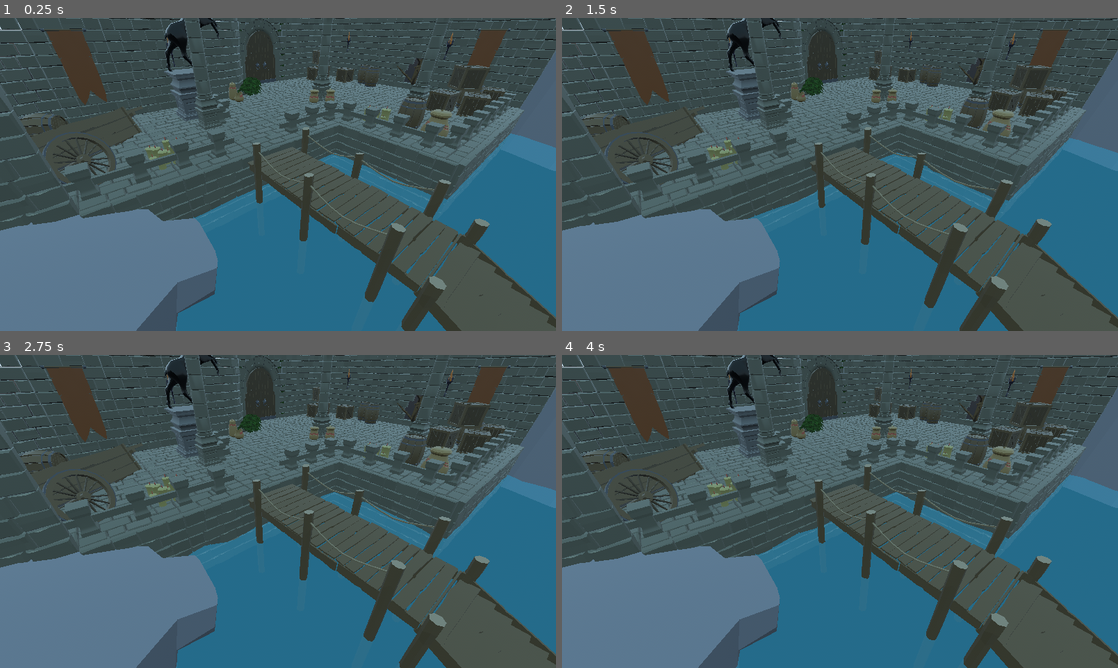
Above: before the commit, frames 1-4 (two rows, left to right).
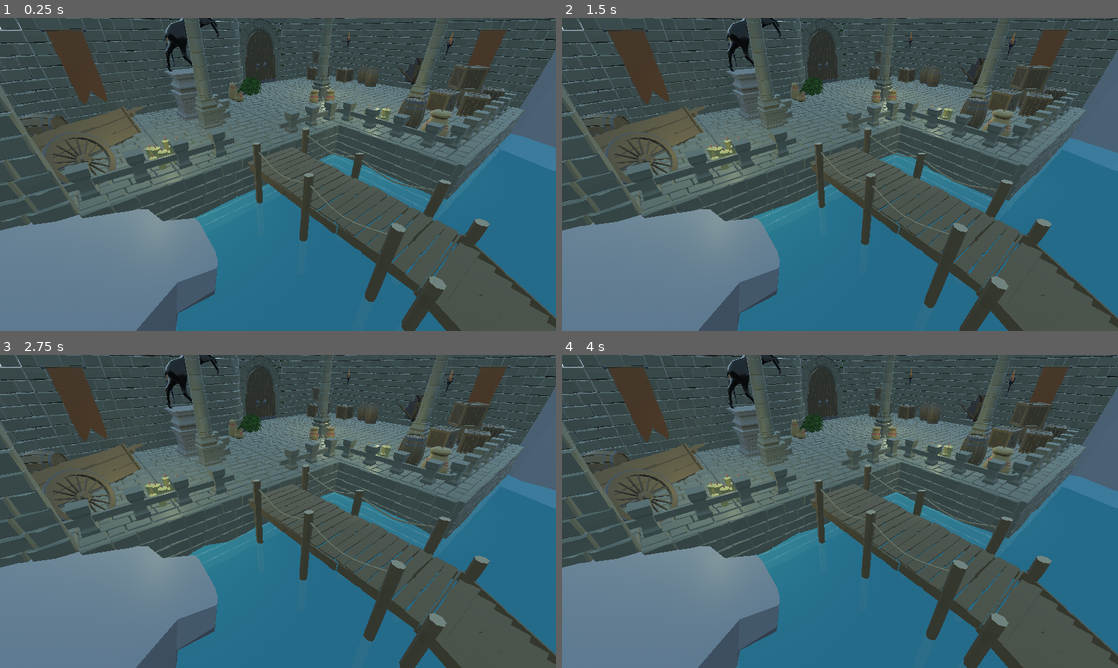
Above: after the commit, the same moments.

Repository: PacktPublishing/Game-Development-with-Blender-and-Godot
Game: Godot game, scene res://Scenes/Game.tscn
The game is run twice, just before and just after one commit, with the same random seed, the same clock (stepped at 60 frames per second) and the same inputs.
Inputs:
- Up to frame 1 (0.25 s): no input
- Up to frame 2 (1.5 s): no input
- Up to frame 3 (2.75 s): no input
- Up to frame 4 (4 s): tap Enter at 3.5 s

The runs differ from the first frame. In frame 1, 3.7% of the frame differs, in the area x 1-81%, y 0-74%; in frame 2, 3.7%; in frame 3, 3.7%; in frame 4, 3.7%.
Error after the commit: Invalid set index 'visible' (on base: 'null instance') with value of type 'bool'. (res://Models/Candles/Candles.gd:11)

Commit message:
finishes candles

Diff:
--- /dev/null
+++ b/Chapter 10/Finish/Models/Candles/Candles.gd
@@ -0,0 +1,11 @@
+tool
+extends Spatial
+
+export(bool) var is_lit = false setget switch
+
+func _ready():
+	$OmniLight.visible = is_lit
+
+func switch(condition):
+	is_lit = condition
+	$OmniLight.visible = condition
--- /dev/null
+++ b/Chapter 10/Finish/Models/Candles/Candles_1.tscn
@@ -0,0 +1,12 @@
+[gd_scene load_steps=3 format=2]
+
+[ext_resource path="res://Models/Candles/Candles_1.glb" type="PackedScene" id=1]
+[ext_resource path="res://Models/Candles/Candles.gd" type="Script" id=2]
+
+[node name="Candles_1" instance=ExtResource( 1 )]
+script = ExtResource( 2 )
+
+[node name="OmniLight" type="OmniLight" parent="." index="1"]
+transform = Transform( 1, 0, 0, 0, 1, 0, 0, 0, 1, 0, 0.8, 0 )
+visible = false
+light_color = Color( 0.839216, 0.835294, 0.556863, 1 )
--- /dev/null
+++ b/Chapter 10/Finish/Models/Candles/Candles_2.tscn
@@ -0,0 +1,12 @@
+[gd_scene load_steps=3 format=2]
+
+[ext_resource path="res://Models/Candles/Candles_2.glb" type="PackedScene" id=1]
+[ext_resource path="res://Models/Candles/Candles.gd" type="Script" id=2]
+
+[node name="Candles_2" instance=ExtResource( 1 )]
+script = ExtResource( 2 )
+is_lit = true
+
+[node name="OmniLight" type="OmniLight" parent="." index="1"]
+transform = Transform( 1, 0, 0, 0, 1, 0, 0, 0, 1, 0, 0.8, 0 )
+light_color = Color( 0.839216, 0.835294, 0.556863, 1 )
--- a/Chapter 10/Finish/Scenes/Level-01.tscn
+++ b/Chapter 10/Finish/Scenes/Level-01.tscn
@@ -22,8 +22,8 @@
 [ext_resource path="res://Models/Crate/Crate.glb" type="PackedScene" id=20]
 [ext_resource path="res://Models/Flags/Flag_Wall2.glb" type="PackedScene" id=21]
 [ext_resource path="res://Models/Cart/Cart.glb" type="PackedScene" id=22]
-[ext_resource path="res://Models/Candles/Candles_2.glb" type="PackedScene" id=23]
-[ext_resource path="res://Models/Candles/Candles_1.glb" type="PackedScene" id=24]
+[ext_resource path="res://Models/Candles/Candles_1.tscn" type="PackedScene" id=23]
+[ext_resource path="res://Models/Candles/Candles_2.tscn" type="PackedScene" id=24]
 [ext_resource path="res://Models/Statues/Statue_Stag.glb" type="PackedScene" id=25]
 [ext_resource path="res://Models/Pots/Pot2_Broken.glb" type="PackedScene" id=26]
 [ext_resource path="res://Models/Sconce/Sconce.glb" type="PackedScene" id=27]
@@ -399,14 +399,15 @@
 [node name="Flag_Wall3" parent="Props" instance=ExtResource( 21 )]
 transform = Transform( -4.37114e-08, 0, -1, 0, 1, 0, 1, 0, -4.37114e-08, 14.7737, 3, 4.79716 )
 
-[node name="Candles_2" parent="Props" instance=ExtResource( 23 )]
+[node name="Candles_6" parent="Props" instance=ExtResource( 24 )]
 transform = Transform( -0.968929, 0, -0.247337, 0, 1, 0, 0.247337, 0, -0.968929, 9.81401, 0, -0.13631 )
 
-[node name="Candles_3" parent="Props" instance=ExtResource( 23 )]
+[node name="Candles_5" parent="Props" instance=ExtResource( 24 )]
 transform = Transform( 0.0191451, 0, 0.999817, 0, 1, 0, -0.999817, 0, 0.0191451, 0.994772, 0, 1.92874 )
 
-[node name="Candles_1" parent="Props" instance=ExtResource( 24 )]
+[node name="Candles_4" parent="Props" instance=ExtResource( 23 )]
 transform = Transform( 1, 0, 0, 0, 1, 0, 0, 0, 1, 8.30802, 0, 3.74279 )
+is_lit = true
 
 [node name="Statue_Stag" parent="Props" instance=ExtResource( 25 )]
 transform = Transform( -1, 0, -8.74228e-08, 0, 1, 0, 8.74228e-08, 0, -1, 3, 0, -1.36297 )
